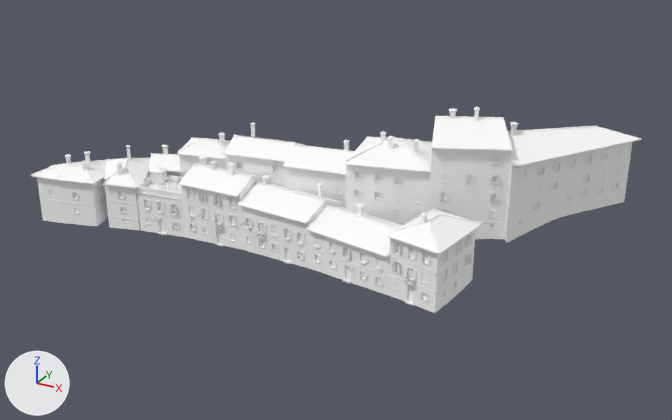
An edit to the glTF model games/yorimichi/assets/belmonte/meshes/SM_BM_BT_blk_10.glb, drawn before and after from the same camera.
Before and after are seen from a camera (50 mm lens) standing at (77.2, -135.6, 71.3) and looking at (3.7, -2.0, 4.6). Every picture has the same lights, and +X, +Y and +Z are marked at lower left. The picture after the commit comes second. Vertices at exactly the same position are counted once.

The older version as bpy lines, for what is in view:
```python
me_sm_bt_blk_10 = bpy.data.meshes.new('SM_BT_blk_10')
me_sm_bt_blk_10.from_pydata(...)  # 36972 vertices, 42603 faces; spans x -49.6..50.1, y -22.3..22.3, z -1.2..25.7
me_sm_bt_blk_10.materials.append(mat_bm_000_m_stone_009)
me_sm_bt_blk_10.materials.append(mat_bm_001_m_ashlar_009)
me_sm_bt_blk_10.materials.append(mat_bm_002_m_plaster_008)
me_sm_bt_blk_10.materials.append(mat_bm_003_m_roof_008)
me_sm_bt_blk_10.materials.append(mat_bm_004_m_wood_008)
me_sm_bt_blk_10.materials.append(mat_bm_005_m_rubble_004)
me_sm_bt_blk_10.materials.append(mat_bm_006_m_iron_004)
me_sm_bt_blk_10.materials.append(mat_bm_007_m_vcol_004)
me_sm_bt_blk_10.materials.append(mat_bm_008_m_glass_dark_005)
me_sm_bt_blk_10.materials.append(mat_bm_009_m_window_lit_003)
ob_sm_bm_bt_blk_10 = bpy.data.objects.new('SM_BM_BT_blk_10', me_sm_bt_blk_10)
ob_sm_bm_bt_blk_10.location = (0.0, 0.0, 0.0)
```
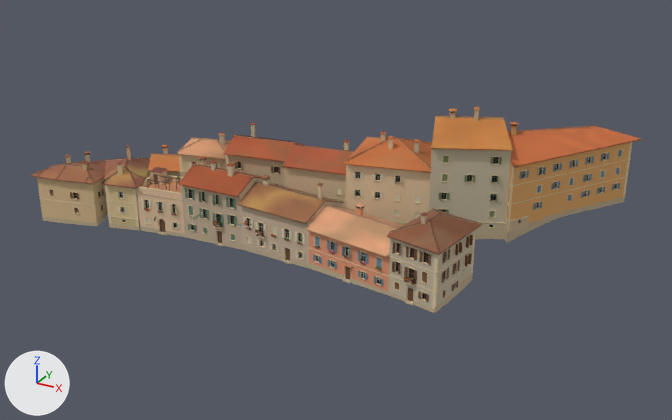
Boxes [x1, y1, x2, y2] around the edits, measured in the pictures (672 x 420 px):
part 1 of me_sm_bt_blk_10, recoloured (white to beige): [31, 107, 641, 313] in both

The edits, one by one:
me_sm_bt_blk_10 has 36972 vertices, 42603 faces and spans x -49.6..50.1, y -22.3..22.3, z -1.2..25.7.
me_sm_bt_blk_10 is used by ob_sm_bm_bt_blk_10; location (0.0, 0.0, 0.0).
me_sm_bt_blk_10 part 1: 42603 faces centred in x -49.6..50.1, y -22.3..22.2, z -1.1..25.5 are repainted in the vertex colours; the middle colour goes from white #ffffff to beige #cdb495.
